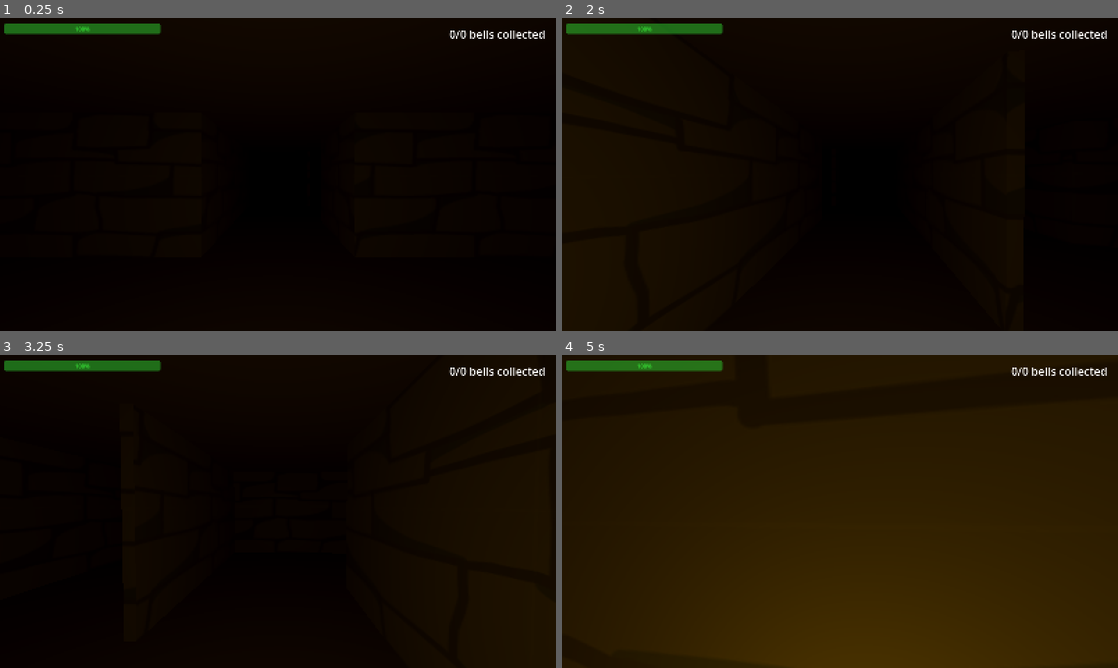
Above: before the commit, frames 1-4 (two rows, left to right).
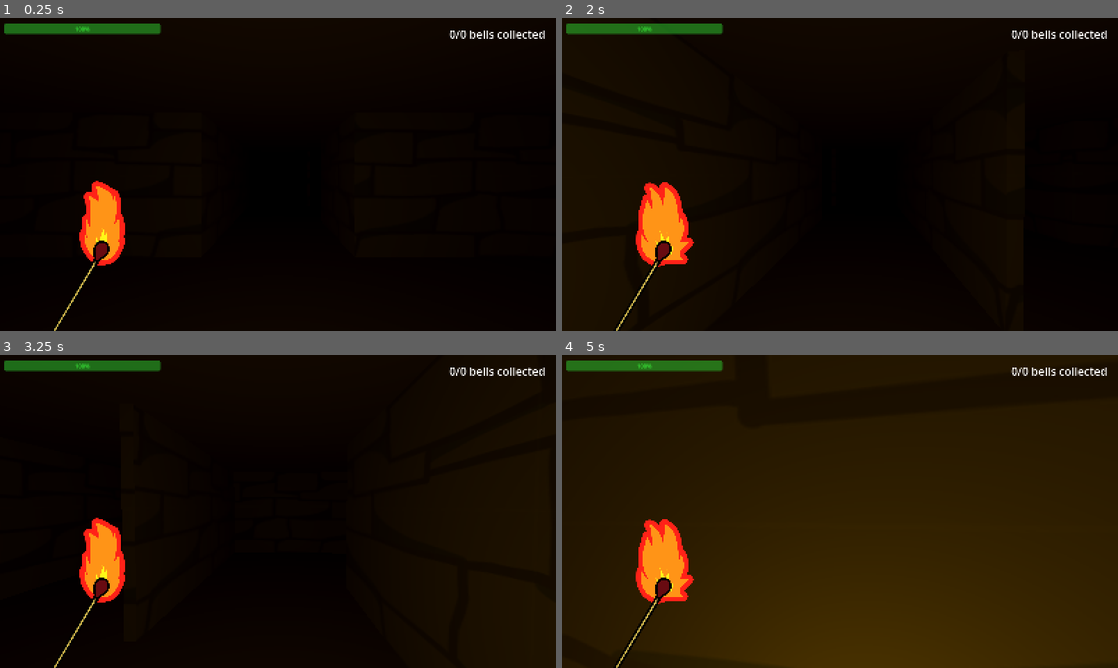
Above: after the commit, the same moments.

Repository: AvenirTheArtist/MazeGame
Game: Godot game, scene res://maps/maze_level.tscn
Same seed, same stepped clock (60 frames per second), same inputs: the game is played once before the commit and once after it.
Inputs (mouse positions are in pixels of both pictures, inside the frame that each line leads up to):
- Up to frame 1 (0.25 s): no input
- Up to frame 2 (2 s): move the mouse to (867, 174) at 0.52 s; hold W (forward) from 0.53 s (still down); tap Shift (sprint) at 0.6, 1.35 s; move the mouse to (812, 174) at 1.27 s
- Up to frame 3 (3.25 s): keep holding W (forward); move the mouse to (289, 505) at 2.02 s; tap Shift (sprint) at 2.1, 2.85 s; move the mouse to (272, 517) at 2.77 s
- Up to frame 4 (5 s): keep holding W (forward); move the mouse to (878, 514) at 3.52 s; tap Shift (sprint) at 3.6, 4.35 s; move the mouse to (795, 508) at 4.27 s

The runs differ from the first frame. In frame 1, 1.7% of the frame differs, in the area x 9-23%, y 52-100%; in frame 2, 2.2%; in frame 3, 1.7%; in frame 4, 2.3%, in the area x 9-24%, y 52-100%.

Commit message:
gui matchstick WIP
commit in the middle of making the gui matchstick

Diff:
--- a/player_stuff/gui.tscn
+++ b/player_stuff/gui.tscn
@@ -1,6 +1,50 @@
 [gd_scene format=3 uid="uid://2ywcafmf5l5v"]
 
 [ext_resource type="Script" uid="uid://rjghv5dak213" path="res://scripts/gui.gd" id="1_s4ehn"]
+[ext_resource type="Texture2D" uid="uid://cljoj8tkr5g8q" path="res://images/matchstick.png" id="2_l5pwb"]
+[ext_resource type="Texture2D" uid="uid://cn147efb2m4d3" path="res://images/firesprite.png" id="3_a72ct"]
+[ext_resource type="Script" uid="uid://dud7j7dedy5td" path="res://scripts/matchstickgui.gd" id="3_fldqh"]
+
+[sub_resource type="AtlasTexture" id="AtlasTexture_a72ct"]
+atlas = ExtResource("3_a72ct")
+region = Rect2(0, 1024, 1024, 1024)
+
+[sub_resource type="AtlasTexture" id="AtlasTexture_6uk0c"]
+atlas = ExtResource("3_a72ct")
+region = Rect2(1024, 1024, 1024, 1024)
+
+[sub_resource type="AtlasTexture" id="AtlasTexture_y0ual"]
+atlas = ExtResource("3_a72ct")
+region = Rect2(1024, 0, 1024, 1024)
+
+[sub_resource type="AtlasTexture" id="AtlasTexture_fldqh"]
+atlas = ExtResource("3_a72ct")
+region = Rect2(0, 0, 1024, 1024)
+
+[sub_resource type="SpriteFrames" id="SpriteFrames_6uk0c"]
+animations = [{
+"frames": [{
+"duration": 1.0,
+"texture": SubResource("AtlasTexture_a72ct")
+}, {
+"duration": 1.0,
+"texture": SubResource("AtlasTexture_6uk0c")
+}, {
+"duration": 1.0,
+"texture": SubResource("AtlasTexture_y0ual")
+}],
+"loop": true,
+"name": &"animatedfire",
+"speed": 4.0
+}, {
+"frames": [{
+"duration": 1.0,
+"texture": SubResource("AtlasTexture_fldqh")
+}],
+"loop": true,
+"name": &"enterfire",
+"speed": 4.0
+}]
 
 [node name="gui" type="Control" unique_id=844792369]
 layout_mode = 3
@@ -11,6 +55,9 @@
 grow_vertical = 2
 mouse_filter = 2
 script = ExtResource("1_s4ehn")
+
+[node name="AnimationPlayer" type="AnimationPlayer" parent="." unique_id=1664297915]
+root_node = NodePath("../bottomleft")
 
 [node name="topleft" type="Control" parent="." unique_id=1532966660]
 layout_mode = 1
@@ -48,3 +95,32 @@
 offset_bottom = 69.0
 theme_override_font_sizes/font_size = 32
 text = "0/0 bells collected"
+
+[node name="bottomleft" type="Control" parent="." unique_id=418576829]
+layout_mode = 1
+anchors_preset = 2
+anchor_top = 1.0
+anchor_bottom = 1.0
+offset_top = -40.0
+offset_right = 40.0
+grow_vertical = 0
+
+[node name="matchstickgui" type="TextureRect" parent="bottomleft" unique_id=939095249]
+layout_mode = 0
+offset_left = 4.0
+offset_top = -301.0
+offset_right = 1028.0
+offset_bottom = 723.0
+scale = Vector2(0.4273974, 0.4273974)
+texture = ExtResource("2_l5pwb")
+script = ExtResource("3_fldqh")
+
+[node name="AnimatedSprite2D" type="AnimatedSprite2D" parent="bottomleft/matchstickgui" unique_id=72215489]
+z_index = -1
+position = Vector2(676.18567, 86.57051)
+scale = Vector2(0.8139821, 0.8139821)
+sprite_frames = SubResource("SpriteFrames_6uk0c")
+animation = &"enterfire"
+autoplay = "animatedfire"
+
+[node name="burnouttimer" type="Timer" parent="bottomleft/matchstickgui" unique_id=1314475471]
--- a/scripts/gui.gd
+++ b/scripts/gui.gd
@@ -2,6 +2,7 @@
 
 @onready var player = get_parent().get_parent()
 @onready var map = player.get_parent()
+@onready var animplayer: AnimationPlayer = $AnimationPlayer
 @onready var topleft = {
 	"hp": $topleft/hp,
 	"stamina": $topleft/stamina
@@ -9,6 +10,9 @@
 @onready var topright = {
 	"bells": $topright/bells_collected
 }
+@onready var bottomleft = {
+	"matchstick": $bottomleft/matchstick
+}
 
 func _process(_delta: float) -> void:
 	topleft.hp.value = player.hp
--- /dev/null
+++ b/scripts/matchstickgui.gd
@@ -0,0 +1,27 @@
+extends TextureRect
+
+@onready var animsprite: AnimatedSprite2D = $AnimatedSprite2D
+@onready var burnouttimer: Timer = $burnouttimer
+
+var burning: bool = false
+enum stages {UNLIT, LIT, HALFWAY_LIT, BURNT_OUT}
+var current_stage: stages = stages.UNLIT
+
+func _ready() -> void:
+	start_burning()
+
+func start_burning():
+	current_stage = stages.LIT
+	burning = true
+	animsprite.play("animatedfire")
+
+func _process(delta: float) -> void:
+	match current_stage:
+		stages.LIT:
+			pass
+		stages.UNLIT:
+			pass
+		stages.HALFWAY_LIT:
+			pass
+		stages.BURNT_OUT:
+			pass
Binary file added: images/burntmatchstick.png
Not shown, added: images/burntmatchstick.png.import
Binary file added: images/firesprite.png
Not shown, added: images/firesprite.png.import
Binary file added: images/litlantern.png
Not shown, added: images/litlantern.png.import
Binary file added: images/matchstick.png
Not shown, added: images/matchstick.png.import
Binary file added: images/unlitlantern.png
Not shown, added: images/unlitlantern.png.import
Not shown, added: scripts/matchstickgui.gd.uid
